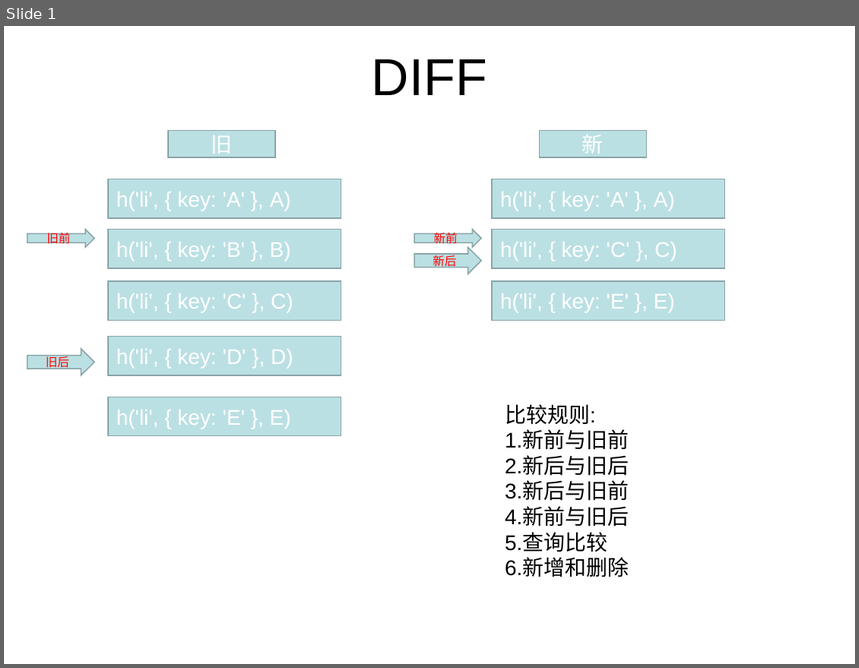
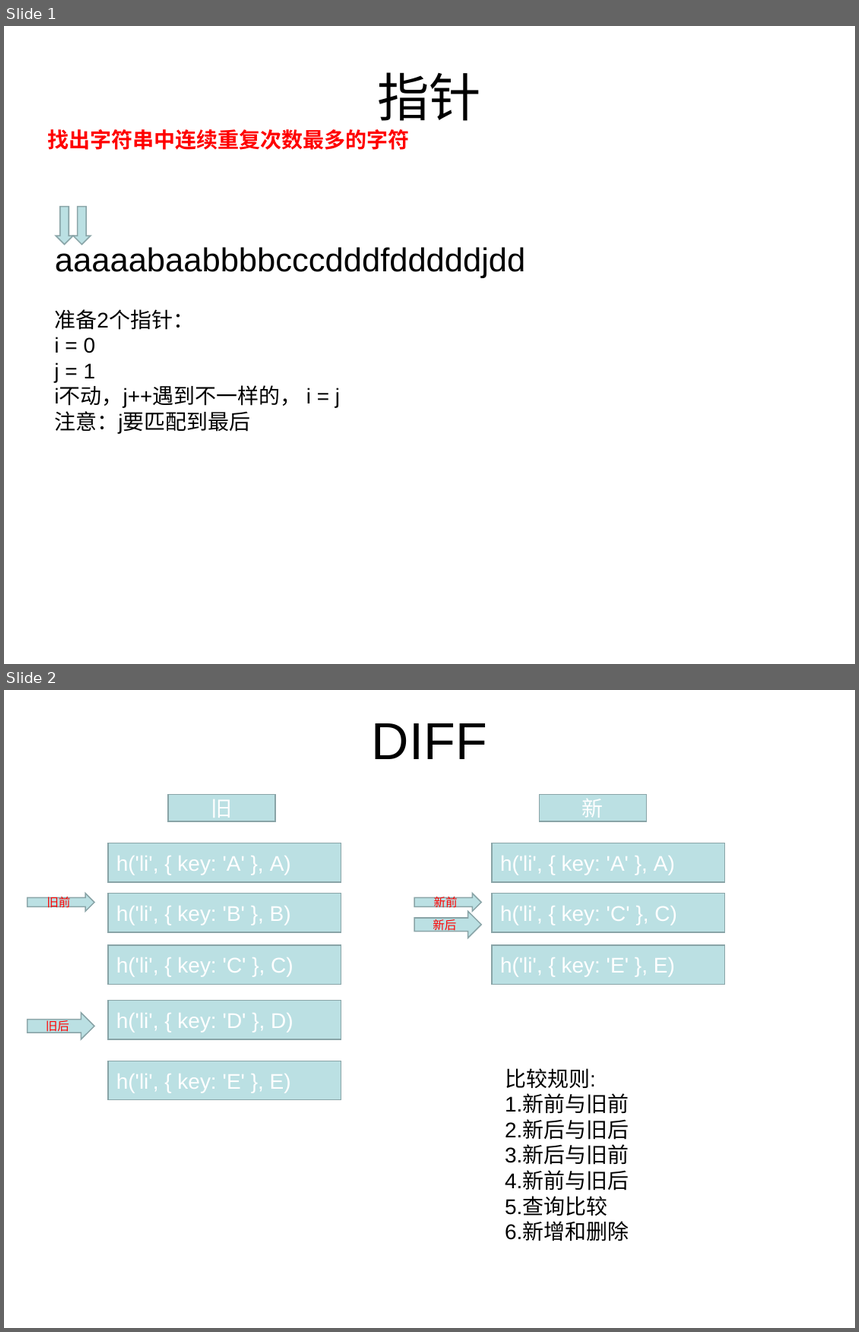
Before and after one commit to LB-king/knowledges, a slide deck: OverView/code/Algorithm.ppt. Shown one above the other, each under a label of ours: slide 1 before the commit, slides 1 and 2 after it. The pictures are 859x668 and 859x1332 pixels, drawn with LibreOffice and Linux fonts; fonts in the diff are those of the drawing. Boxes give left, top, right and bottom in pixels: in the first picture for what was removed or moved away, otherwise in the second. Text is boxed around its words. In the diff, an @@ line names an element or a change of style, - is before the commit and + after.

```diff
--- a/OverView/code/Algorithm.ppt
+++ b/OverView/code/Algorithm.ppt
@@ slide 1 added at box(4, 26, 855, 664), background #FFFFFF @@
@@ title added at box(377, 72, 481, 121), 44 pt, text #000000 @@
+指针
@@ text added at box(47, 129, 409, 150), 18 pt, text #FF0000, bold @@
+找出字符串中连续重复次数最多的字符
@@ down arrow added at box(56, 206, 74, 245), fill #BBE0E3, outline #89A4A7 0.99 pt @@
@@ down arrow added at box(73, 206, 90, 245), fill #BBE0E3, outline #89A4A7 0.99 pt @@
@@ text added at box(55, 245, 525, 278), 28 pt, text #000000 @@
+aaaaabaabbbbcccdddfdddddjdd
@@ text added at box(54, 309, 340, 434), 18 pt, text #000000 @@
+准备2个指针：
+i = 0
+j = 1
+i不动，j++遇到不一样的， i = j
+注意：j要匹配到最后
@@ what was slide 1 is now slide 2 @@
```
Also in this commit, not shown: 1 slide changed, 4 other files.
